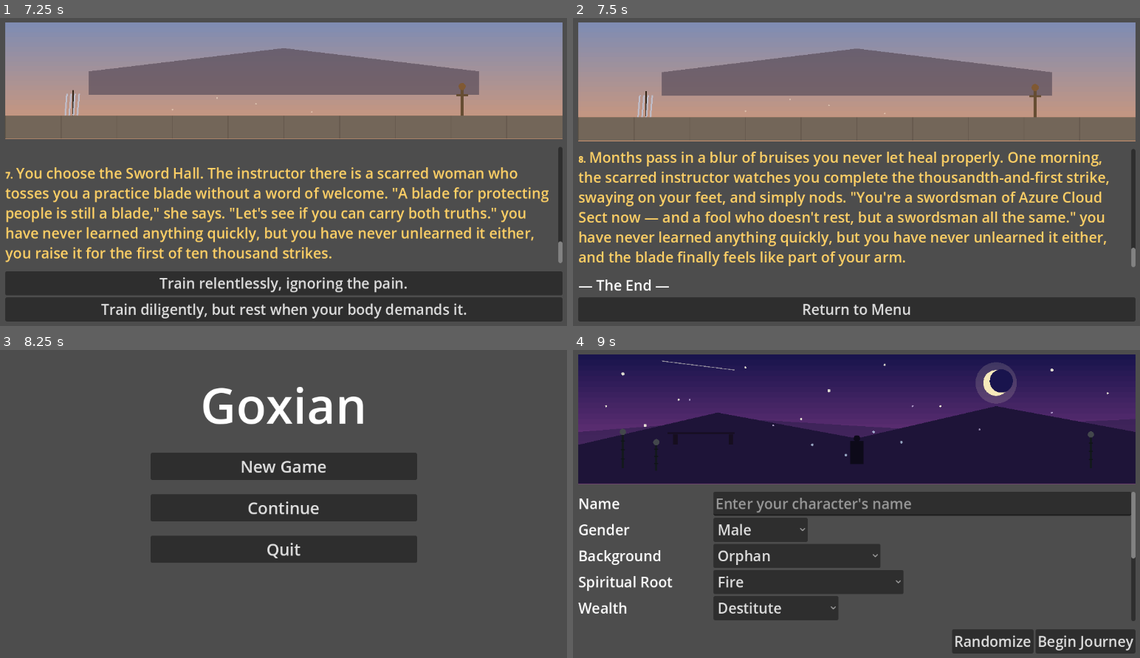
Above: before the commit, frames 1-4 (two rows, left to right).
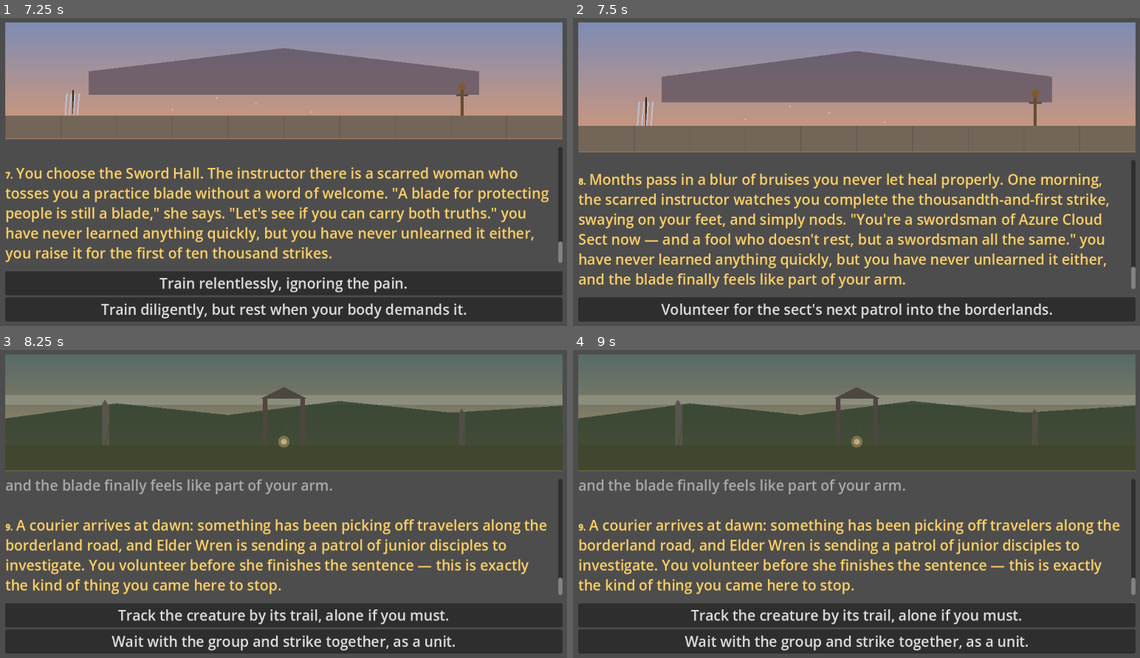
Above: after the commit, the same moments.

Repository: jgyy/goxian
Game: Godot game, scene res://scenes/main_menu.tscn
Two runs of this game, one before a commit and one after it. Both use one fixed random seed, a clock stepped at 60 frames per second and the inputs below.
Inputs (mouse positions are in pixels of both pictures, inside the frame that each line leads up to):
- Up to frame 1 (7.25 s): click "New Game" at 0.5 s; click (351, 172) at 1.27 s; type "Alex" at 1.35 s; click "Begin Journey" at 2 s; click "'I seek strength to protect t…" at 2.75 s; click "Enter the sect." at 3.5 s; click "Meet his stare without flinch…" at 4.25 s; click "Take the stone without hesita…" at 5 s; click "Ask to begin training." at 5.75 s; click "Ask to join the Sword Hall." at 6.5 s
- Up to frame 2 (7.5 s): click "Train relentlessly, ignoring …" at 7.25 s
- Up to frame 3 (8.25 s): click (283, 642) at 8 s, where only the run after the commit has a clickable "Volunteer for the sect's next…"
- Up to frame 4 (9 s): click (856, 467) at 8.75 s, where only the run before the commit has a clickable "New Game"

Frame 1 is identical in both runs. In frame 2, 23% of the frame differs, in the area x 0-100%, y 9-98%; in frame 3, 56%; in frame 4, 71%, in the area x 0-100%, y 1-99%.

Commit message:
Add borderlands mission chapter with dedicated ruins backdrop
Extends training_complete_sword/alchemy from true endings into mid-
nodes: graduates can now volunteer for the sect's patrol into the
borderlands, encountering a wounded (not hostile) spirit-beast in
an ancient ruin. Each path offers a further approach choice (track
alone vs. with the group; brew a risky countermeasure vs. rely on
proven remedies), tracked via a new "mission_style" flag, leading
to one of four new true endings with profile/flag-driven variants
that pay off the rival and motive threads established earlier.

Adds a "wilderness_ruins" backdrop: overgrown treeline, broken
pillars and a cracked archway swallowed by vines, and a faint warm
glow marking the wounded creature's presence.

Co-Authored-By: Claude Sonnet 5 <noreply@anthropic.com>

Diff:
--- a/scenes/scene_art.gd
+++ b/scenes/scene_art.gd
@@ -22,6 +22,8 @@
 			_draw_alchemy_hall(size)
 		"outer_courtyard":
 			_draw_outer_courtyard(size)
+		"wilderness_ruins":
+			_draw_wilderness_ruins(size)
 		_:
 			_draw_fallback(size)
 
@@ -446,6 +448,60 @@
 	_draw_disciple_silhouette(Vector2(size.x * 0.5, size.y * 0.88), size.y * 0.35, Color(0.15, 0.13, 0.16), 0)
 	draw_line(Vector2(size.x * 0.5 - size.y * 0.02, size.y * 0.65), Vector2(size.x * 0.5 - size.y * 0.14, size.y * 0.6), Color(0.6, 0.6, 0.65), size.y * 0.015)
 
+func _draw_ruined_pillar(base: Vector2, height: float, color: Color) -> void:
+	draw_rect(Rect2(Vector2(base.x - height * 0.09, base.y - height), Vector2(height * 0.18, height)), color)
+	# Broken, jagged top instead of a clean rectangle
+	draw_colored_polygon(PackedVector2Array([
+		Vector2(base.x - height * 0.09, base.y - height),
+		Vector2(base.x - height * 0.02, base.y - height * 1.12),
+		Vector2(base.x + height * 0.06, base.y - height * 1.0),
+		Vector2(base.x + height * 0.09, base.y - height)
+	]), color)
+
+func _draw_wilderness_ruins(size: Vector2) -> void:
+	_draw_sky_gradient(size, Color(0.35, 0.42, 0.4), Color(0.65, 0.55, 0.4))
+
+	_draw_mist_band(size, 0.35, 0.08, Color(0.9, 0.9, 0.85, 0.2))
+
+	# Dense wild treeline, back layer
+	var treeline_points := PackedVector2Array([
+		Vector2(0, size.y * 0.55),
+		Vector2(size.x * 0.2, size.y * 0.42),
+		Vector2(size.x * 0.4, size.y * 0.52),
+		Vector2(size.x * 0.6, size.y * 0.4),
+		Vector2(size.x * 0.8, size.y * 0.5),
+		Vector2(size.x, size.y * 0.44),
+		Vector2(size.x, size.y),
+		Vector2(0, size.y)
+	])
+	draw_colored_polygon(treeline_points, Color(0.15, 0.22, 0.15, 0.75))
+
+	# Overgrown forest floor
+	draw_rect(Rect2(Vector2(0, size.y * 0.78), Vector2(size.x, size.y * 0.22)), Color(0.25, 0.28, 0.18))
+
+	# Ruined pillars of a long-forgotten sect, half-swallowed by the wild
+	_draw_ruined_pillar(Vector2(size.x * 0.18, size.y * 0.78), size.y * 0.35, Color(0.35, 0.33, 0.3))
+	_draw_ruined_pillar(Vector2(size.x * 0.82, size.y * 0.78), size.y * 0.28, Color(0.32, 0.3, 0.28))
+
+	# A cracked stone archway, centerpiece of the ruins
+	var arch_x := size.x * 0.5
+	var arch_h: float = size.y * 0.4
+	draw_rect(Rect2(Vector2(arch_x - size.y * 0.18, size.y * 0.78 - arch_h), Vector2(size.y * 0.04, arch_h)), Color(0.3, 0.28, 0.25))
+	draw_rect(Rect2(Vector2(arch_x + size.y * 0.14, size.y * 0.78 - arch_h), Vector2(size.y * 0.04, arch_h)), Color(0.3, 0.28, 0.25))
+	draw_colored_polygon(PackedVector2Array([
+		Vector2(arch_x - size.y * 0.2, size.y * 0.78 - arch_h),
+		Vector2(arch_x, size.y * 0.78 - arch_h * 1.25),
+		Vector2(arch_x + size.y * 0.2, size.y * 0.78 - arch_h)
+	]), Color(0.3, 0.28, 0.25))
+
+	# Vines creeping up the ruins
+	for vx in [0.18, 0.5, 0.82]:
+		draw_line(Vector2(size.x * vx, size.y * 0.78), Vector2(size.x * vx + size.y * 0.03, size.y * 0.6), Color(0.2, 0.35, 0.15, 0.7), 2.0)
+
+	# A faint, warm glow low in the ruins — the wounded creature's presence
+	draw_circle(Vector2(arch_x, size.y * 0.75), size.y * 0.05, Color(0.9, 0.75, 0.5, 0.35))
+	draw_circle(Vector2(arch_x, size.y * 0.75), size.y * 0.025, Color(1.0, 0.9, 0.7, 0.5))
+
 func _draw_fallback(size: Vector2) -> void:
 	_draw_sky_gradient(size, Color(0.5, 0.3, 0.65), Color(0.85, 0.5, 0.55))
 	_draw_cloud(Vector2(size.x * 0.3, size.y * 0.25), size.y * 0.05, Color(1.0, 0.9, 0.9, 0.4))
--- a/story/intro_arc.json
+++ b/story/intro_arc.json
@@ -200,8 +200,8 @@
       { "when": {"species": "half_spirit_beast"}, "text": "You choose the Sword Hall. The instructor tosses you a pract …(236 unchanged characters)…
     ],
     "choices": [
-      { "label": "Train relentlessly, ignoring the pain.", "next": "final_sword", "set_flags": {"training_style": "relentless"} },
-      { "label": "Train diligently, but rest when your body demands it.", "next": "final_sword", "set_flags": {"training_style": "balanced"} }
+      { "label": "Train relentlessly, ignoring the pain.", "next": "training_complete_sword", "set_flags": {"training_style": "relentless"} },
+      { "label": "Train diligently, but rest when your body demands it.", "next": "training_complete_sword", "set_flags": {"training_style": "balanced"} }
     ]
   },
   "ending_alchemy_bold": {
@@ -214,8 +214,8 @@
       { "when": {"moral_alignment": "compassionate"}, "text": "You choose the Alchemy Hall. The old instructor hands yo …(191 unchanged characters)…
     ],
     "choices": [
-      { "label": "Experiment boldly with unproven mixtures.", "next": "final_alchemy", "set_flags": {"training_style": "bold"} },
-      { "label": "Follow the old formulas precisely.", "next": "final_alchemy", "set_flags": {"training_style": "careful"} }
+      { "label": "Experiment boldly with unproven mixtures.", "next": "training_complete_alchemy", "set_flags": {"training_style": "bold"} },
+      { "label": "Follow the old formulas precisely.", "next": "training_complete_alchemy", "set_flags": {"training_style": "careful"} }
     ]
   },
   "ending_sword_cautious": {
@@ -228,8 +228,8 @@
       { "when": {"background": "scholar"}, "text": "You choose the Sword Hall. The instructor hands you a practice blad …(218 unchanged characters)…
     ],
     "choices": [
-      { "label": "Train relentlessly, ignoring the pain.", "next": "final_sword", "set_flags": {"training_style": "relentless"} },
-      { "label": "Train diligently, but rest when your body demands it.", "next": "final_sword", "set_flags": {"training_style": "balanced"} }
+      { "label": "Train relentlessly, ignoring the pain.", "next": "training_complete_sword", "set_flags": {"training_style": "relentless"} },
+      { "label": "Train diligently, but rest when your body demands it.", "next": "training_complete_sword", "set_flags": {"training_style": "balanced"} }
     ]
   },
   "ending_alchemy_cautious": {
@@ -242,11 +242,11 @@
       { "when": {"wealth": "modest"}, "text": "You choose the Alchemy Hall. The old instructor hands you a mortar and pestle, noting the practical, unshowy way you handle it. \"Alchemy rewards patience, not bravado,\" he says. {talent_aptitude}, you begin grinding your first ingredient." }
     ],
     "choices": [
-      { "label": "Experiment boldly with unproven mixtures.", "next": "final_alchemy", "set_flags": {"training_style": "bold"} },
-      { "label": "Follow the old formulas precisely.", "next": "final_alchemy", "set_flags": {"training_style": "careful"} }
-    ]
-  },
-  "final_sword": {
+      { "label": "Experiment boldly with unproven mixtures.", "next": "training_complete_alchemy", "set_flags": {"training_style": "bold"} },
+      { "label": "Follow the old formulas precisely.", "next": "training_complete_alchemy", "set_flags": {"training_style": "careful"} }
+    ]
+  },
+  "training_complete_sword": {
     "text": "Months pass in a blur of bruises and calluses. One morning, the scarred instructor watches you complete th …(228 unchanged characters)…
     "backdrop": "sword_hall",
     "variants": [
@@ -259,9 +259,11 @@
       { "when": {"rival_response": "bold"}, "text": "Months pass in a blur of bruises and calluses. The broad-shouldere …(407 unchanged characters)…
       { "when": {"rival_response": "humble"}, "text": "Months pass in a blur of bruises and calluses. The broad-shoulde …(293 unchanged characters)…
     ],
-    "choices": []
-  },
-  "final_alchemy": {
+    "choices": [
+      { "label": "Volunteer for the sect's next patrol into the borderlands.", "next": "mission_call_sword" }
+    ]
+  },
+  "training_complete_alchemy": {
     "text": "Months pass in a haze of scorched fingertips and ruined batches. One afternoon, the old instructor tastes  …(245 unchanged characters)…
     "backdrop": "alchemy_hall",
     "variants": [
@@ -274,6 +276,70 @@
       { "when": {"rival_response": "bold"}, "text": "Months pass in a haze of scorched fingertips and ruined batches. T …(334 unchanged characters)…
       { "when": {"rival_response": "humble"}, "text": "Months pass in a haze of scorched fingertips and ruined batches. …(297 unchanged characters)…
     ],
+    "choices": [
+      { "label": "Volunteer to supply the sect's next patrol into the borderlands.", "next": "mission_call_alchemy" }
+    ]
+  },
+  "mission_call_sword": {
+    "text": "A courier arrives at dawn: something has been picking off travelers along the borderland road, and Elder Wren is sending a patrol of junior disciples to investigate. You volunteer without a second thought, blade already at your hip.",
+    "backdrop": "wilderness_ruins",
+    "variants": [
+      { "when": {"motive": "protect"}, "text": "A courier arrives at dawn: something has been picking off travelers along the borderland road, and Elder Wren is sending a patrol of junior disciples to investigate. You volunteer before she finishes the sentence — this is exactly the kind of thing you came here to stop." },
+      { "when": {"rival_response": "bold"}, "text": "A courier arrives at dawn: something has been picking off travelers along the borderland road. Your old rival is already on the volunteer list when you arrive to add your name, and neither of you says anything about it, though you both notice." },
+      { "when": {"birth_location": "borderlands"}, "text": "A courier arrives at dawn: something has been picking off travelers along the borderland road you know all too well. You volunteer immediately — you know that road better than anyone else Elder Wren could send." }
+    ],
+    "choices": [
+      { "label": "Track the creature by its trail, alone if you must.", "next": "mission_sword_direct", "set_flags": {"mission_style": "direct"} },
+      { "label": "Wait with the group and strike together, as a unit.", "next": "mission_sword_group", "set_flags": {"mission_style": "group"} }
+    ]
+  },
+  "mission_call_alchemy": {
+    "text": "A courier arrives at dawn: something has been picking off travelers along the borderland road, and Elder Wren is sending a patrol of junior disciples to investigate. You volunteer to go with them — whatever it is, it may leave wounds nobody else in the patrol knows how to treat.",
+    "backdrop": "wilderness_ruins",
+    "variants": [
+      { "when": {"moral_alignment": "compassionate"}, "text": "A courier arrives at dawn: something has been picking off travelers along the borderland road. You volunteer before anyone asks — if there are survivors out there, they'll need a healer more than another sword." },
+      { "when": {"training_style": "bold"}, "text": "A courier arrives at dawn: something has been picking off travelers along the borderland road. You pack a satchel of half-tested formulas anyway — if the sect won't let you test them on a real threat, what's the point of having made them." }
+    ],
+    "choices": [
+      { "label": "Brew a dangerous countermeasure and hope it works.", "next": "mission_alchemy_bold", "set_flags": {"mission_style": "bold"} },
+      { "label": "Rely on proven remedies, however slow.", "next": "mission_alchemy_careful", "set_flags": {"mission_style": "careful"} }
+    ]
+  },
+  "mission_sword_direct": {
+    "text": "You leave the patrol behind and follow the trail alone, blade drawn, into a valley choked with the ruins of some older, forgotten sect. What you find there — a wounded but very much alive spirit-beast, more frightened than feral — isn't what anyone expected. {talent_aptitude}, you make the call the rest of the patrol wasn't there to make.",
+    "backdrop": "wilderness_ruins",
+    "variants": [
+      { "when": {"moral_alignment": "compassionate"}, "text": "You leave the patrol behind and follow the trail alone into a valley choked with old ruins. What you find isn't a monster at all — a wounded spirit-beast, more frightened than feral, its side torn open by something else entirely. {talent_aptitude}, you lower your blade instead of raising it." },
+      { "when": {"moral_alignment": "ruthless"}, "text": "You leave the patrol behind and follow the trail alone into a valley choked with old ruins. What you find is a wounded spirit-beast — an easy kill, and proof enough to bring back alone. {talent_aptitude}, you don't hesitate." },
+      { "when": {"species": "half_spirit_beast"}, "text": "You leave the patrol behind and follow the trail alone into a valley choked with old ruins. What you find is a wounded spirit-beast, and something in you recognizes something in it before your blade ever clears its sheath. {talent_aptitude}, you make a choice the rest of the patrol will never fully understand." }
+    ],
+    "choices": []
+  },
+  "mission_sword_group": {
+    "text": "You stay with the patrol, and together you corner the creature in the ruins of some older, forgotten sect — a wounded spirit-beast, more frightened than feral. Six blades is more than enough to end it, or, if someone speaks first, more than enough to spare it. {talent_aptitude}, the patrol looks to you as much as to anyone.",
+    "backdrop": "wilderness_ruins",
+    "variants": [
+      { "when": {"rival_response": "bold"}, "text": "You stay with the patrol, and together you corner the creature — a wounded spirit-beast, more frightened than feral. Your old rival is the one who hesitates first, and you realize, watching him, how much you've both changed since the courtyard. {talent_aptitude}." },
+      { "when": {"moral_alignment": "righteous"}, "text": "You stay with the patrol, and together you corner the wounded spirit-beast. You're the one who finally says the word \"wait\" out loud, and — a little surprised — the others actually do. {talent_aptitude}." }
+    ],
+    "choices": []
+  },
+  "mission_alchemy_bold": {
+    "text": "You brew a countermeasure from a formula you're not entirely sure is safe, and administer it to the wounded creature the patrol finds cornered in the ruins — a spirit-beast, not a monster, bleeding out from a wound no one else can treat. It works. Barely. {talent_aptitude}, and you'll be more careful about \"barely\" next time. Maybe.",
+    "backdrop": "wilderness_ruins",
+    "variants": [
+      { "when": {"moral_alignment": "compassionate"}, "text": "You brew a countermeasure from an untested formula and administer it to the wounded spirit-beast the patrol finds cornered in the ruins. It works, and the relief on its inhuman face is not something you expected to recognize so easily. {talent_aptitude}." },
+      { "when": {"rival_response": "humble"}, "text": "You brew a countermeasure from an untested formula. Your old rival — no longer quite a rival — is the one who holds the creature still while you administer it. It works. {talent_aptitude}." }
+    ],
+    "choices": []
+  },
+  "mission_alchemy_careful": {
+    "text": "You rely on proven remedies, slower but certain, and by the time the patrol reaches the wounded creature cornered in the ruins — a spirit-beast, not a monster — you already know exactly what it needs. {talent_aptitude}, and for once, patience wins the day outright.",
+    "backdrop": "wilderness_ruins",
+    "variants": [
+      { "when": {"training_style": "careful"}, "text": "You rely on proven remedies, exactly as you were taught, and by the time the patrol reaches the wounded creature you already know exactly what it needs. {talent_aptitude}, precise as always." },
+      { "when": {"background": "scholar"}, "text": "You rely on proven remedies, cross-referenced twice against old texts before you ever leave the sect. By the time the patrol reaches the wounded creature, you already know exactly what it needs. {talent_aptitude}." }
+    ],
     "choices": []
   }
 }
